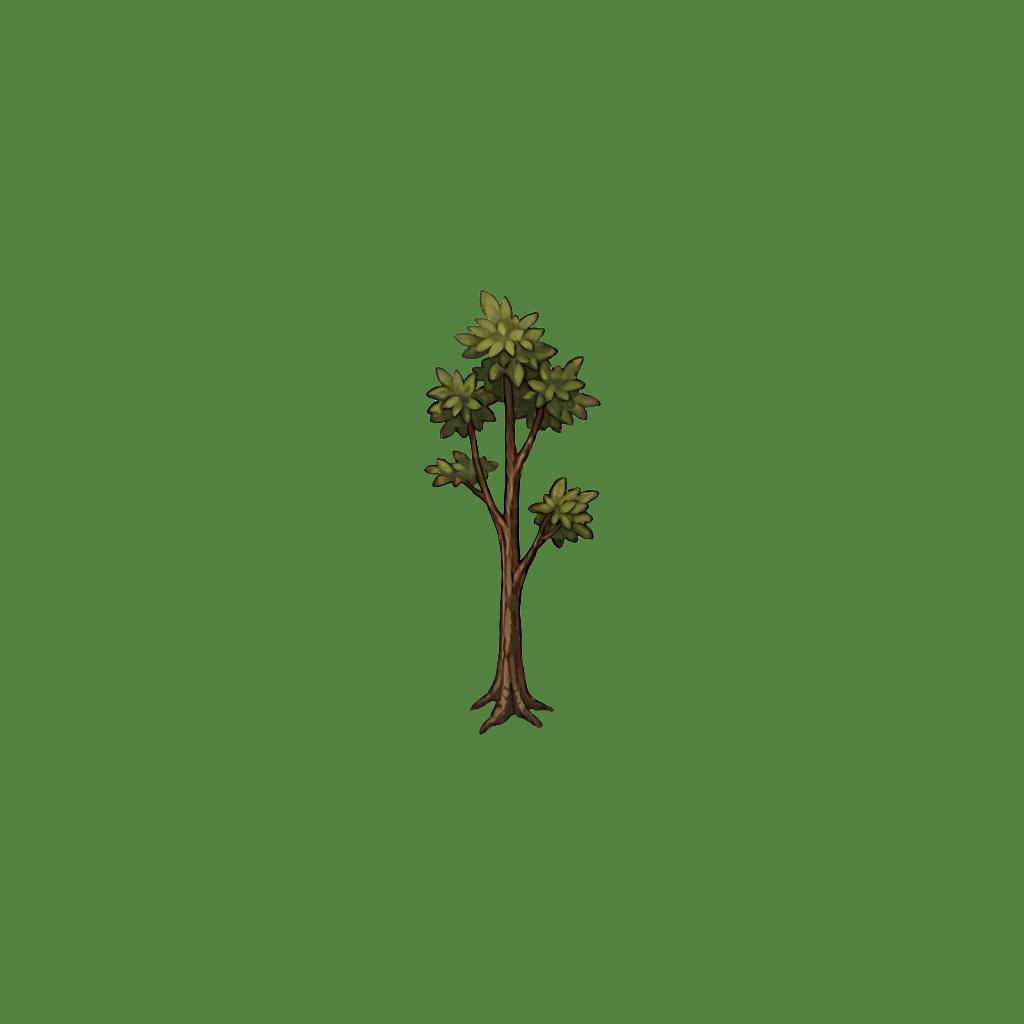
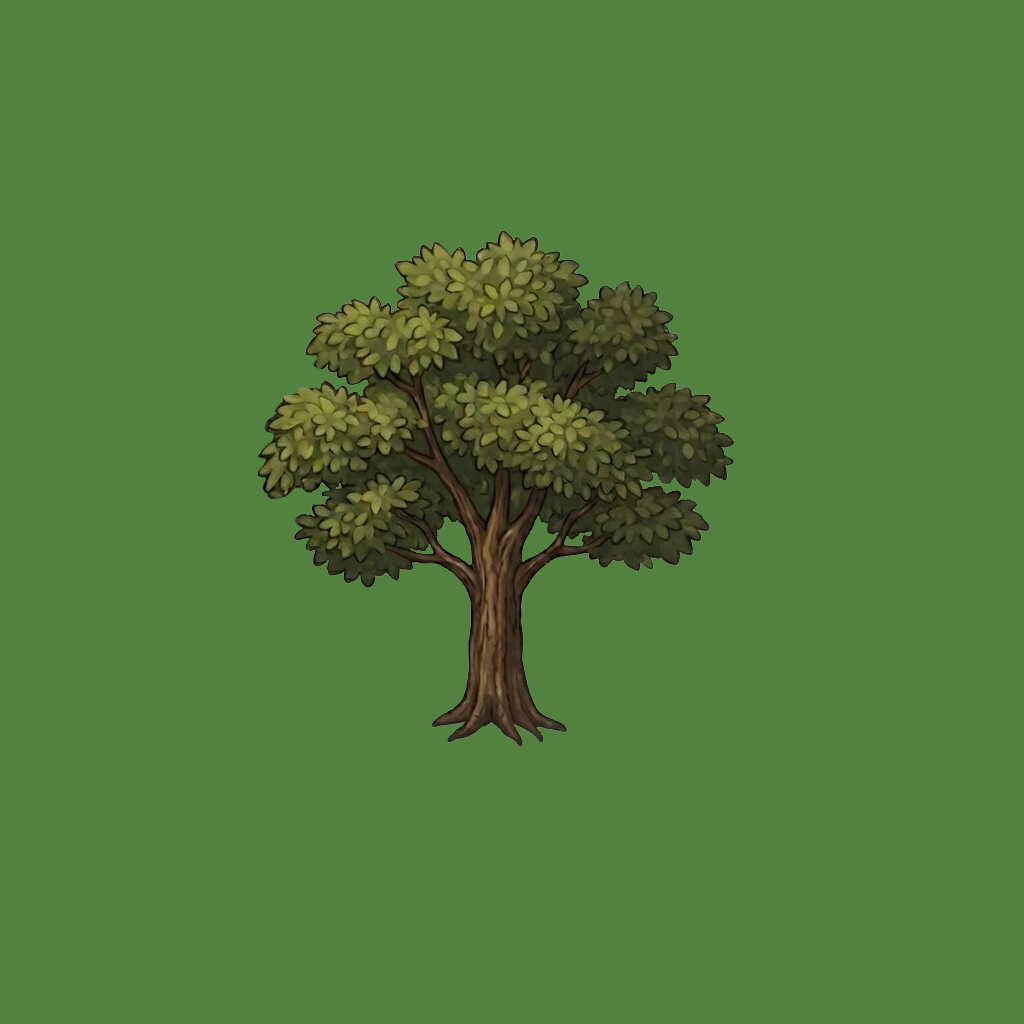
Layers edited between the first and the second w=1024, h=1024 image:
showed "Tree_2", painted on it over 258, 230, 735, 747
hid "Tree_4" over 423, 289, 602, 735